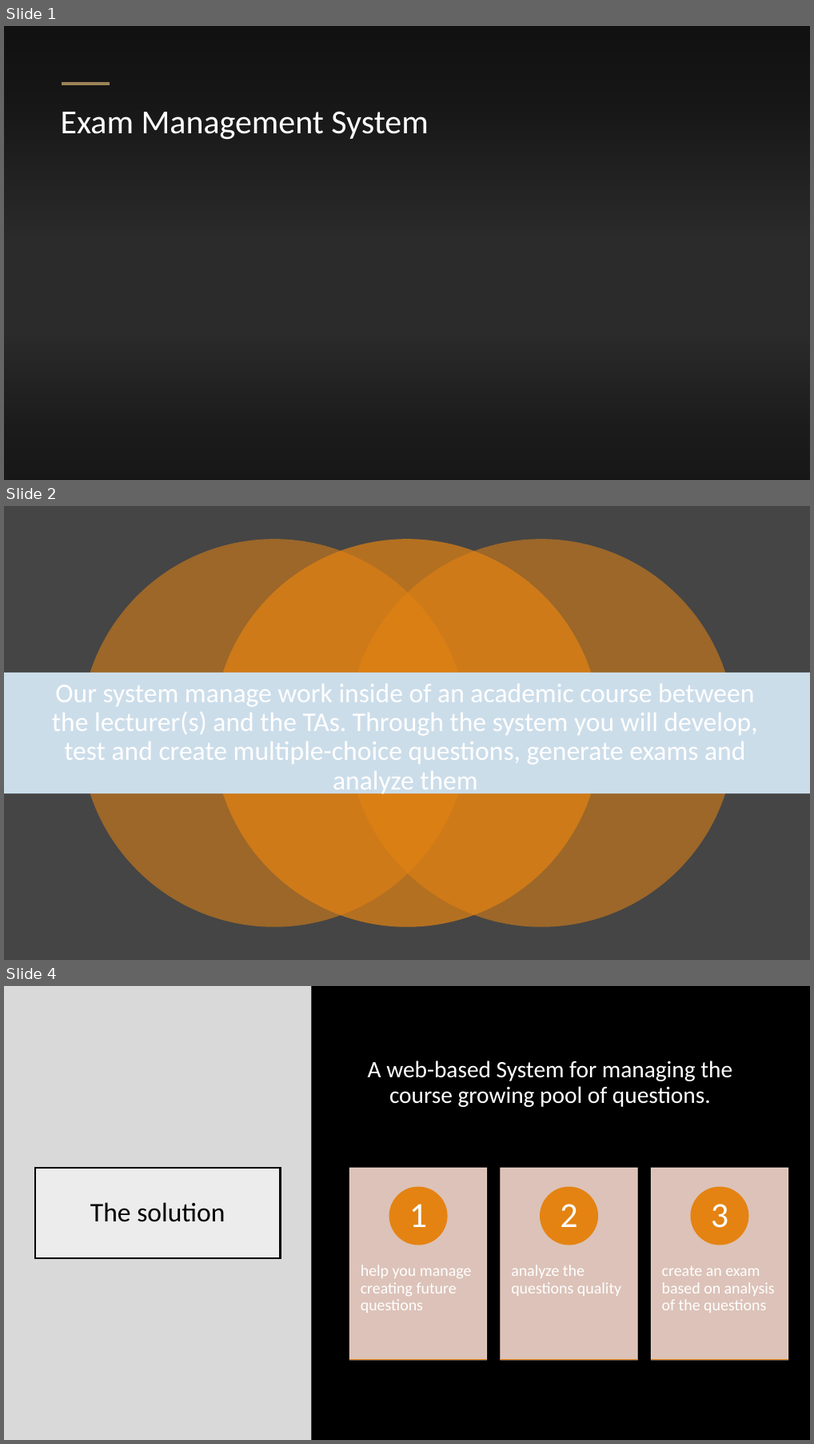
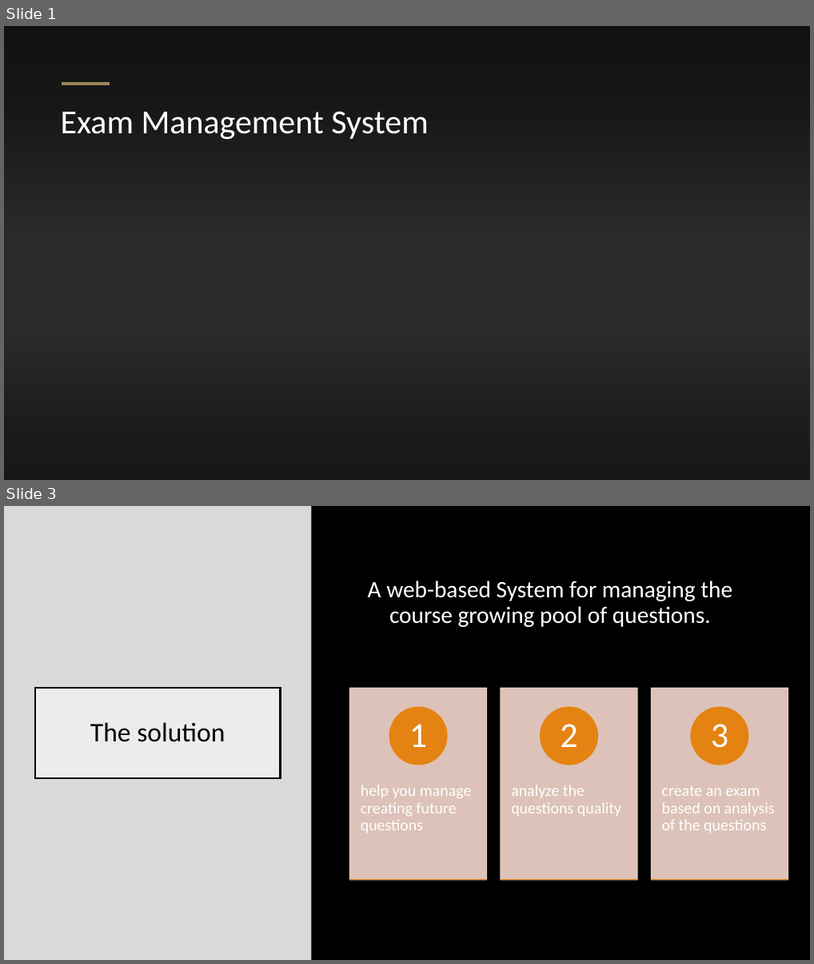
Before and after one commit to RoiTief/Exam-Management-System, a slide deck: docs/Proof of concept presentation.pptx. Shown one above the other, each under a label of ours: slides 1, 2 and 4 before the commit, slides 1 and 3 after it; the slides between them are not shown. The pictures are 814x1444 and 814x964 pixels, drawn with LibreOffice and Linux fonts; fonts in the diff are those of the drawing; background and template pictures are left out; a plain dark background stands for a picture behind light text. Boxes give left, top, right and bottom in pixels: in the first picture for what was removed or moved away, otherwise in the second. Text is boxed around its words. In the diff, an @@ line names an element or a change of style, - is before the commit and + after.

```diff
--- a/docs/Proof of concept presentation.pptx
+++ b/docs/Proof of concept presentation.pptx
@@ slide 2 removed at (4,506,810,960), background #454545 @@
@@ ellipse removed at (80,540,468,927) @@
@@ ellipse removed at (214,540,601,927) @@
@@ ellipse removed at (348,540,735,927) @@
@@ rectangle removed at (4,672,810,793) @@
@@ subtitle removed at (52,684,758,796) @@
-Our system manage work inside of an academic course between the lecturer(s) and the TAs. Through the system you will develop, test and create multiple-choice questions, generate exams and analyze them
@@ what was slide 4 is now slide 3 @@
```
Also in this commit, not shown: 4 slides changed, 4 slides added, 7 other slides removed.
